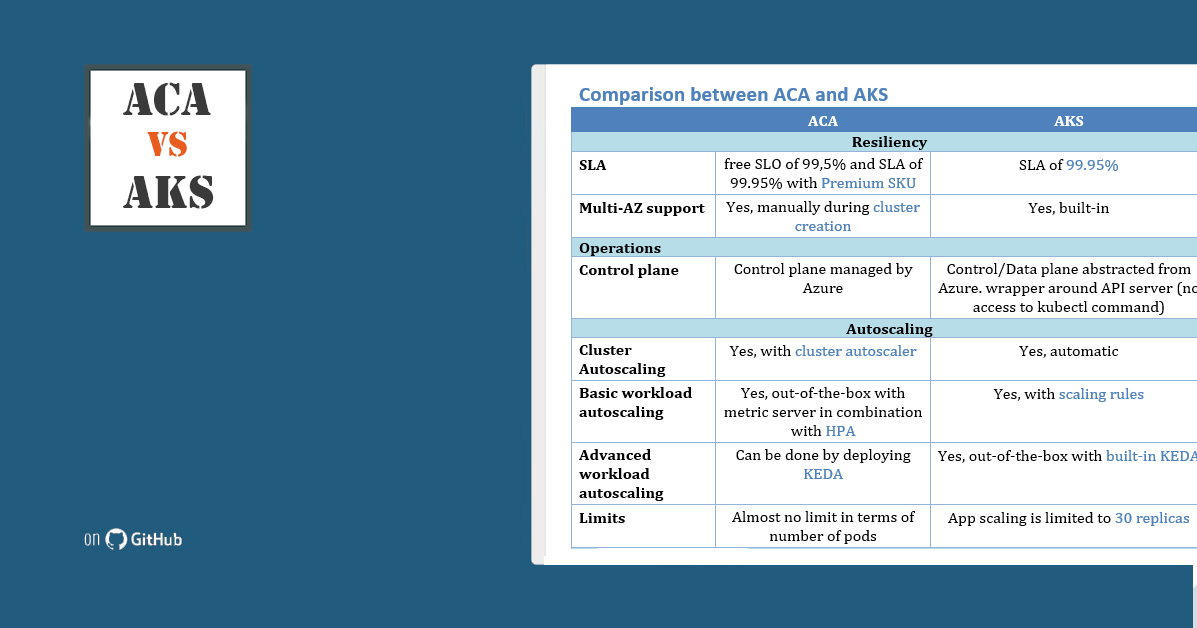
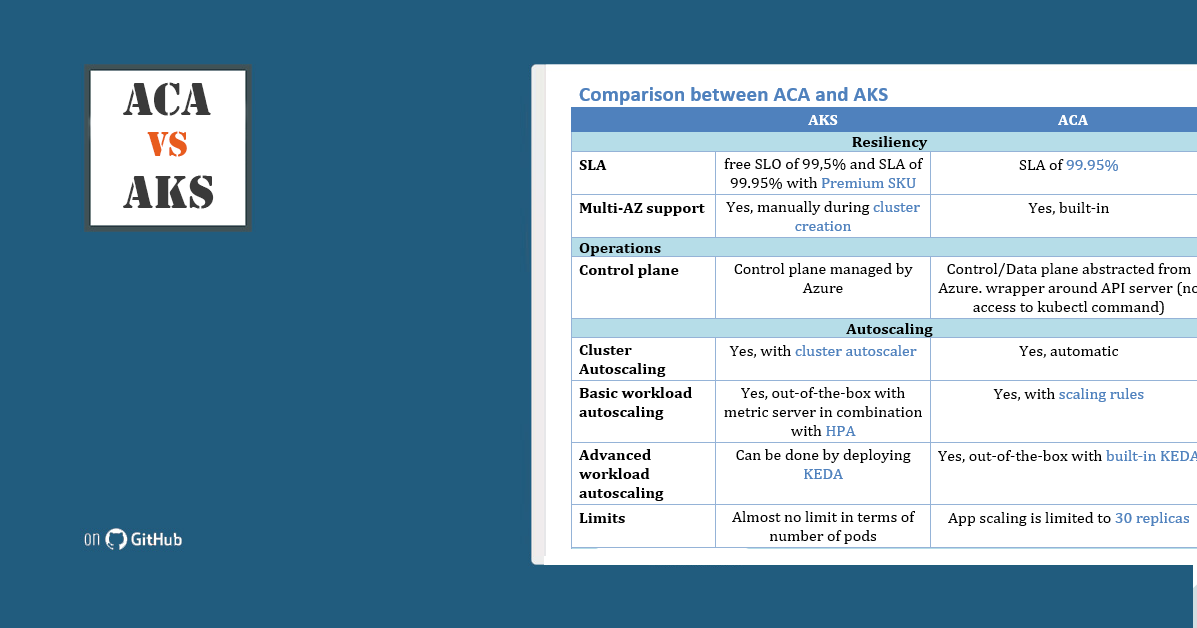
Layers edited between the first and the second 1197×628 image:
removed layer "Layer 2" over [808, 115, 1088, 126]
painted on "Layer 1" over [808, 115, 1088, 126]
